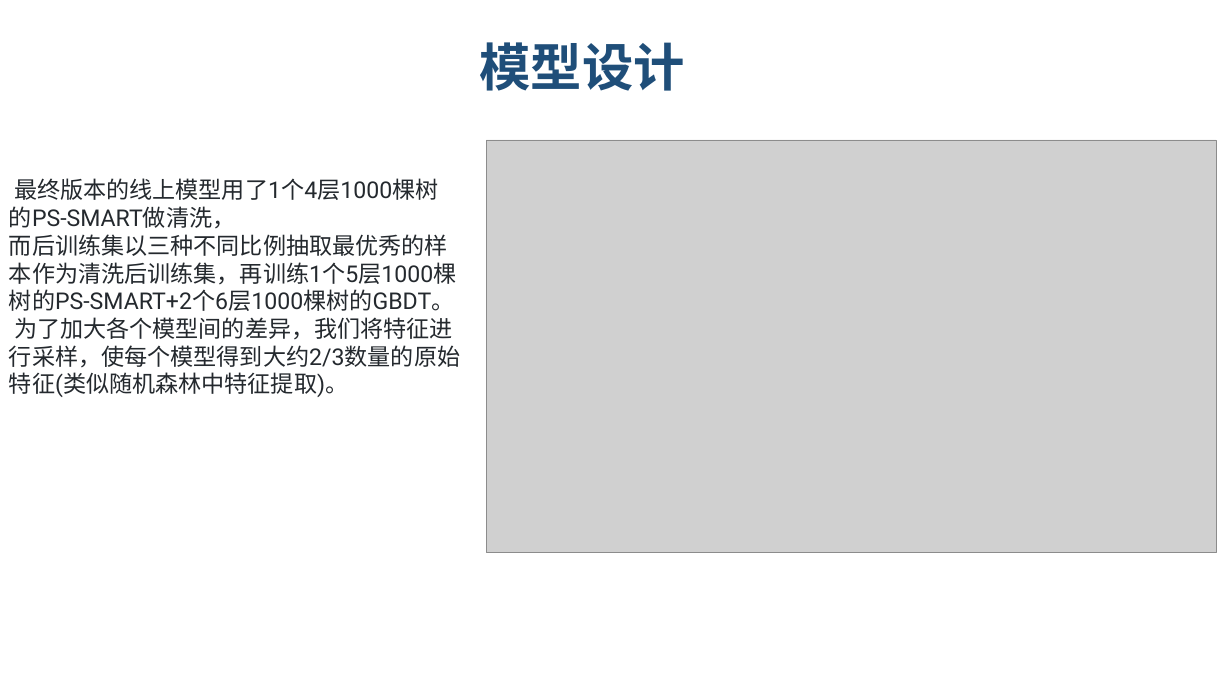
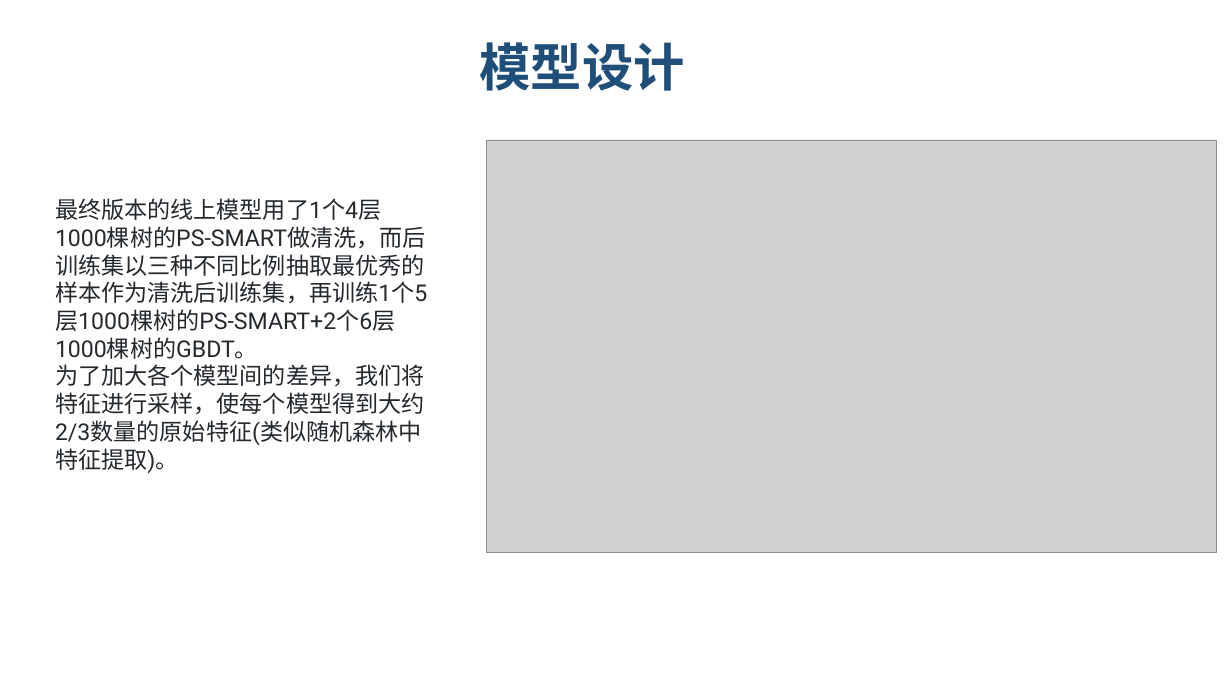
Before and after one commit to lvniqi/tianchi_power, a slide deck: slide 17 of presentation.pptx. Drawn at 1232x693 pixels with LibreOffice and Linux fonts; fonts in the diff are those of the drawing; grey boxes stand for pictures; background and template pictures are left out. Boxes give left, top, right and bottom in pixels: in the first picture for what was removed or moved away, otherwise in the second. Text is boxed around its words. In the diff, an @@ line names an element or a change of style, - is before the commit and + after.

```diff
--- a/presentation.pptx
+++ b/presentation.pptx
@@ text "最终版本的线上模型用了1个4层1000棵树的PS-SMART做清洗，而后训练集以三种不同比例抽取最优秀的样本作为清洗后训 ...": place and size @@
-text "最终版本的线上模型用了1个4层1000棵树的PS-SMART做清洗，而后训练集以三种不同比例抽取最优秀的样本作为清洗后训 ..." at <box>9,178,460,397</box>
+text "最终版本的线上模型用了1个4层1000棵树的PS-SMART做清洗，而后训练集以三种不同比例抽取最优秀的样本作为清洗后训 ..." at <box>55,198,427,473</box>
@@ text at <box>55,198,427,359</box>: text changed @@
-最终版本的线上模型用了1个4层1000棵树的PS-SMART做清洗，
-而后训练集以三种不同比例抽取最优秀的样本作为清洗后训练集，再训练1个5层1000棵树的PS-SMART+2个6层1000棵树的GBDT。
+最终版本的线上模型用了1个4层1000棵树的PS-SMART做清洗，而后训练集以三种不同比例抽取最优秀的样本作为清洗后训练集，再训练1个5层1000棵树的PS-SMART+2个6层1000棵树的GBDT。
```
Also in this commit, not shown: 21 other slides changed.
